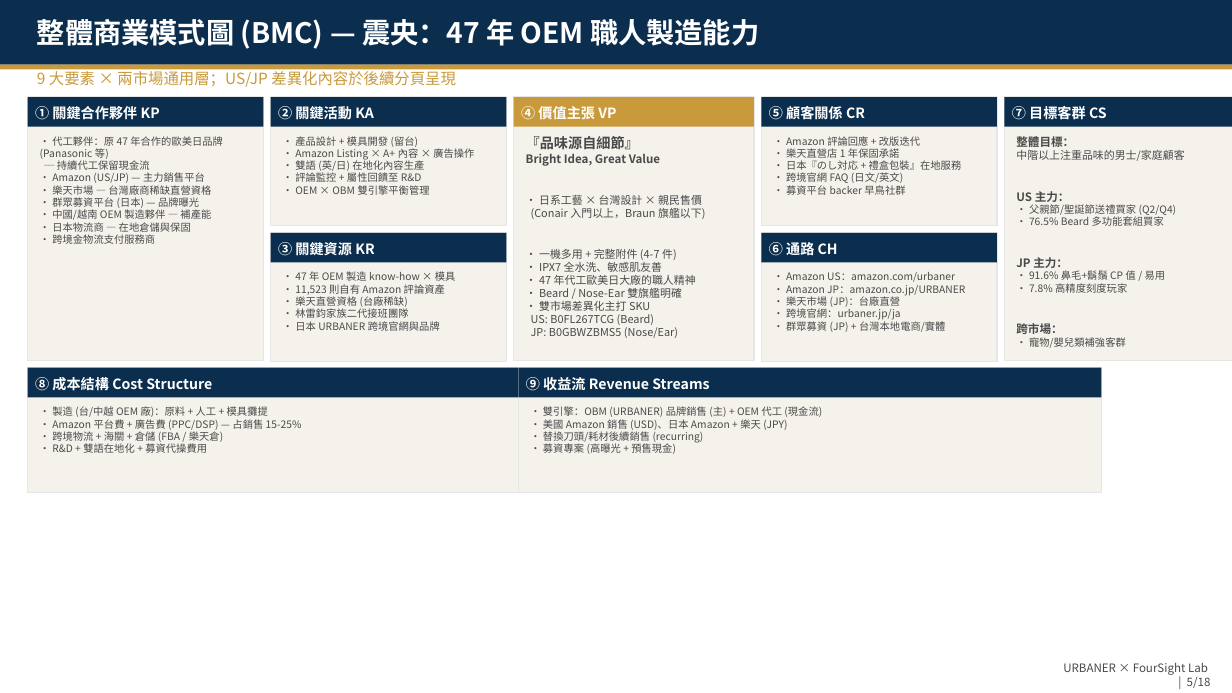
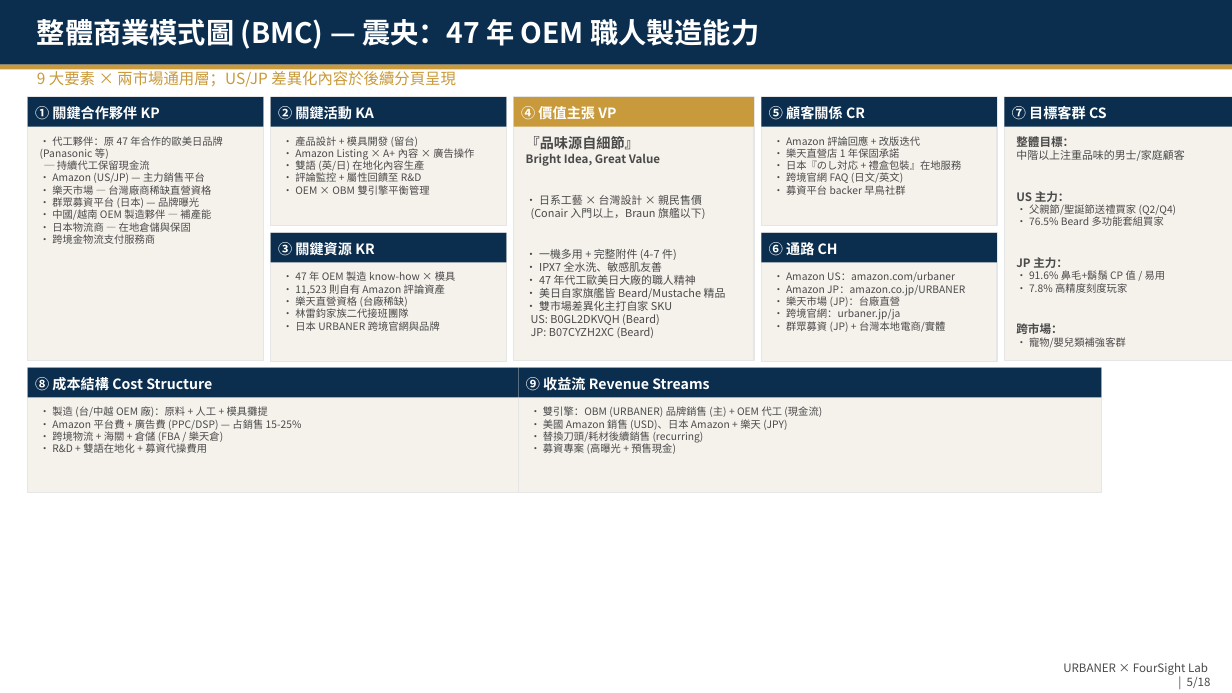
Before and after one commit to TimLai666/urbaner, a slide deck: slide 5 of output/URBANER_BMC_SWOT.pptx. Drawn at 1232x693 pixels with LibreOffice and Linux fonts; fonts in the diff are those of the drawing. Boxes give left, top, right and bottom in pixels: in the first picture for what was removed or moved away, otherwise in the second. Text is boxed around its words. In the diff, an @@ line names an element or a change of style, - is before the commit and + after.

```diff
--- a/output/URBANER_BMC_SWOT.pptx
+++ b/output/URBANER_BMC_SWOT.pptx
@@ text at (531,288,726,338): text changed @@
-• Beard / Nose-Ear 雙旗艦明確
-• 雙市場差異化主打 SKU
-US: B0FL267TCG (Beard)
-JP: B0GBWZBMS5 (Nose/Ear)
+• 美日自家旗艦皆 Beard/Mustache 精品
+• 雙市場差異化主打自家 SKU
+US: B0GL2DKVQH (Beard)
+JP: B07CYZH2XC (Beard)
```
Also in this commit, not shown: 13 other slides changed, 1 other file.
